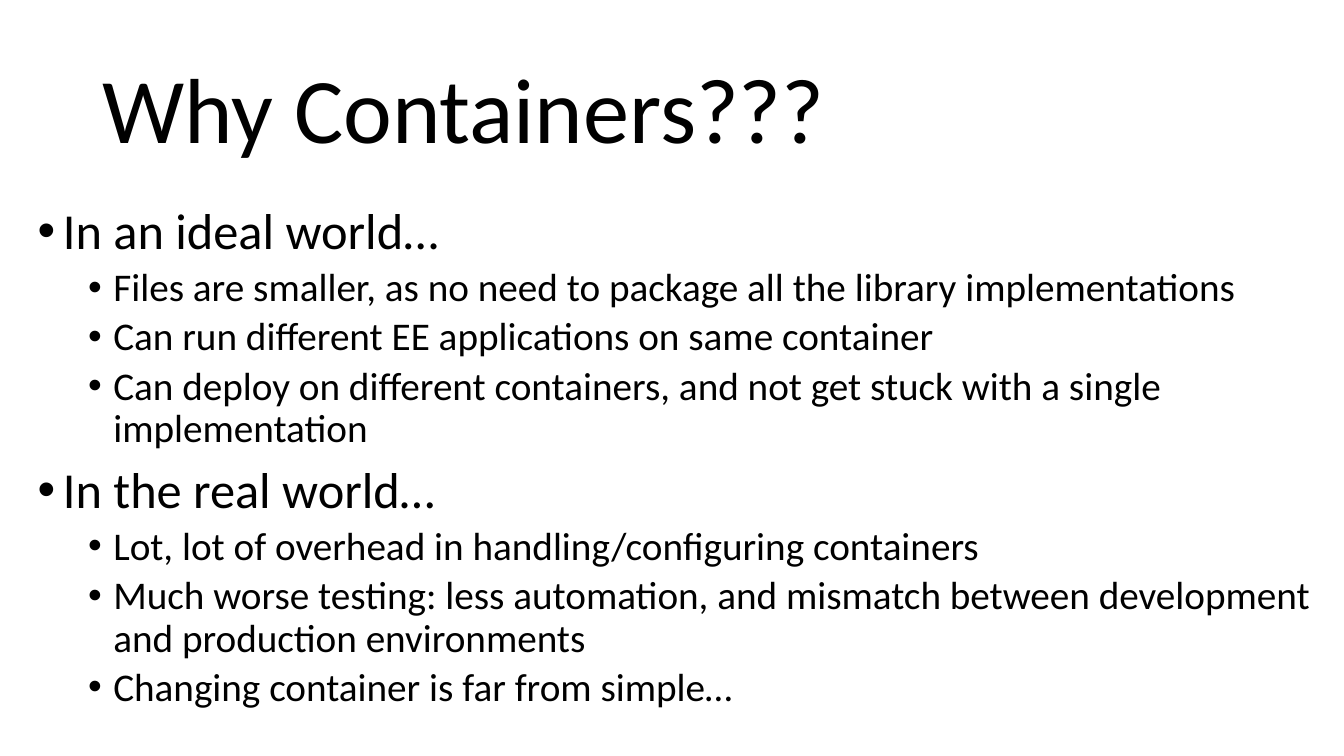
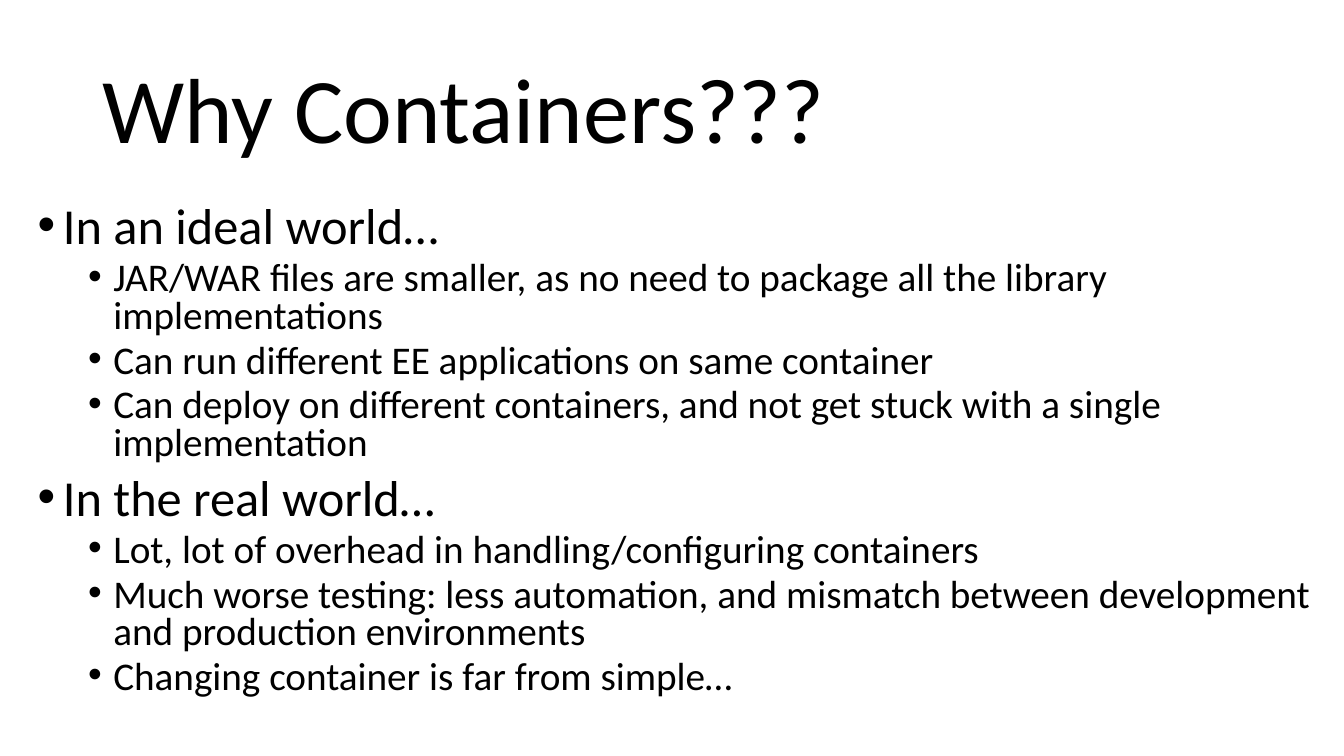
Before and after one commit to arcuri82/testing_security_development_enterprise_systems, a slide deck: slide 17 of doc/intro/slides/lesson_01_intro.pptx. Drawn at 1344x756 pixels with LibreOffice and Linux fonts; fonts in the diff are those of the drawing. Boxes give left, top, right and bottom in pixels: in the first picture for what was removed or moved away, otherwise in the second. Text is boxed around its words. In the diff, an @@ line names an element or a change of style, - is before the commit and + after.

```diff
--- a/doc/intro/slides/lesson_01_intro.pptx
+++ b/doc/intro/slides/lesson_01_intro.pptx
@@ text at [63,209,1310,697]: line spacing 0.9 to 0.8 @@
@@ text at [113,263,1107,336]: text changed @@
-  • Files are smaller, as no need to package all the library implementations
+  • JAR/WAR files are smaller, as no need to package all the library implementations
```
Also in this commit, not shown: 34 other slides changed, 3 slides added, 1 slide removed, 4 other files.
